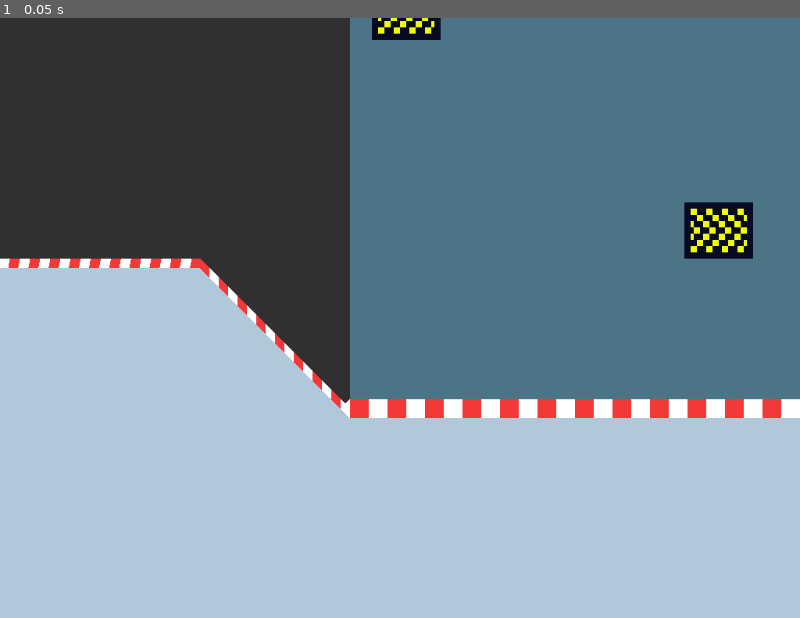
Above: before the commit, frame 1.
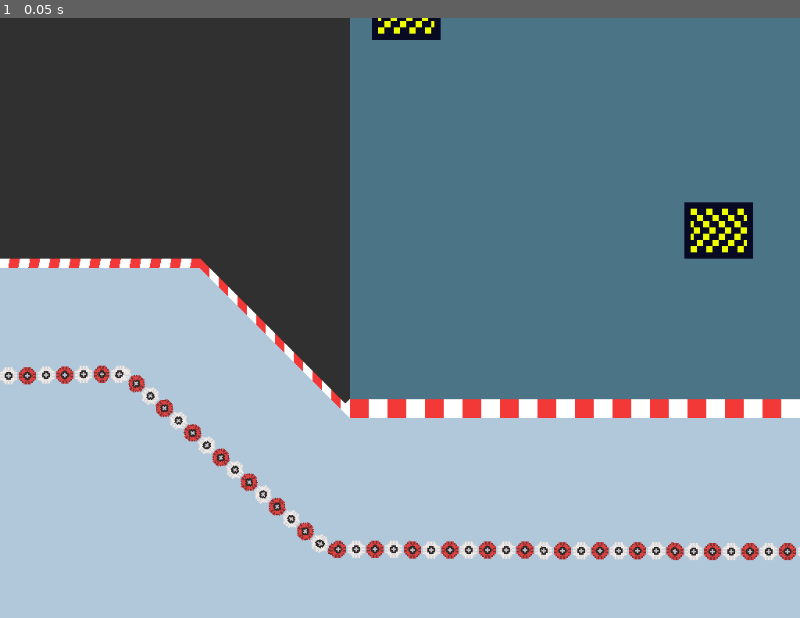
Above: after the commit, the same moment.

Repository: Tab-e-n/web-racing-game
Game: Godot game, scene res://Tracks/funny_ice_physics.tscn
Same seed, same stepped clock (60 frames per second), same inputs: the game is played once before the commit and once after it. This scene is started directly instead of the project's main scene.
Inputs:
- Up to frame 1 (0.05 s): no input

The runs differ from the first frame. In frame 1, 2.3% of the frame differs, in the area x 0-100%, y 57-91%.
Error in both runs: Cannot call method 'set' on a null value. (res://Scripts/finish_line.gd:13)

Commit message:
Walls exist now in maps

Diff:
--- a/Tracks/AntiTesties.tscn
+++ b/Tracks/AntiTesties.tscn
@@ -8,16 +8,18 @@
 [ext_resource type="PackedScene" uid="uid://b6m05hpjgeyco" path="res://Objects/GameplayObjects/checkpoint.tscn" id="6_3g61g"]
 [ext_resource type="PackedScene" uid="uid://cm7fsaqo11er" path="res://Objects/GameplayObjects/oil_0.tscn" id="7_5atdm"]
 [ext_resource type="PackedScene" uid="uid://bjrfuokbebqih" path="res://Objects/GameplayObjects/booster.tscn" id="8_epro5"]
-
-[sub_resource type="Curve" id="Curve_yaq71"]
+[ext_resource type="PackedScene" uid="uid://82307qvrhkbc" path="res://Objects/GameplayObjects/tire_obstacle.tscn" id="9_ku2n2"]
+
+[sub_resource type="Curve" id="Curve_55f5v"]
 _data = [Vector2(0, 1), 0.0, 0.0, 0, 0, Vector2(1, 1.4), 0.0, 0.0, 0, 0]
 point_count = 2
 
-[sub_resource type="Curve" id="Curve_p7uql"]
+[sub_resource type="Curve" id="Curve_y7yfi"]
 _data = [Vector2(0, 1), 0.0, 0.0, 0, 0, Vector2(1, 0.714286), 0.0, 0.0, 0, 0]
 point_count = 2
 
 [node name="AntiTesties" type="Node2D"]
+metadata/_edit_horizontal_guides_ = [-1368.0]
 
 [node name="start_position" parent="." instance=ExtResource("1_80jcn")]
 position = Vector2(-160, 0)
@@ -232,3 +234,19 @@
 [node name="booster6" parent="." instance=ExtResource("8_epro5")]
 position = Vector2(-1640, 352)
 rotation = 1.0472
+
+[node name="tire_obstacle" parent="." instance=ExtResource("9_ku2n2")]
+position = Vector2(-2848, 0)
+points = PackedVector2Array(416, 43.9999, 424, -204, 368, -388, 280, -468, 128, -508, -96, -500, -264, -412, -400, -244, -408, -44, -336, 132, -264, 220, -72, 308, 144, 292, 320, 212, 416, 44)
+
+[node name="tire_obstacle2" parent="." instance=ExtResource("9_ku2n2")]
+position = Vector2(-2792, 1968)
+points = PackedVector2Array(400, -72, 368, -216, 256, -368, 120, -408, -64, -400, -240, -352, -352, -216, -360, -8, -280, 160, -104, 248, 80, 256, 240, 200, 360, 96, 400, -72)
+
+[node name="tire_obstacle3" parent="." instance=ExtResource("9_ku2n2")]
+position = Vector2(-368, 544)
+points = PackedVector2Array(-1488, 0, 1024, 0, 1048, 0, 1048, -16, 1088, -144, 1184, -280, 1376, -328, 1528, -280, 1608, -136, 1624, 16, 1608, 176, 1544, 304, 1416, 360, 1280, 336, 1144, 272, 1072, 136, 1048, 0)
+
+[node name="tire_obstacle4" parent="." instance=ExtResource("9_ku2n2")]
+position = Vector2(-1640, 616)
+points = PackedVector2Array(-2448, -1224, -2408, -1504, -2208, -1744, -1880, -1896, -1232, -1920, 2648, -1856, 3232, -1720, 3616, -1328, 3672, -752, 3584, 1112, 3456, 1672, 3008, 2024, 2400, 2192, -1520, 2384, -2104, 2312, -2376, 1976, -2528, 1544, -2456, -1192)
--- a/Tracks/THEWORLD.tscn
+++ b/Tracks/THEWORLD.tscn
@@ -6,7 +6,7 @@
 [ext_resource type="PackedScene" uid="uid://b6m05hpjgeyco" path="res://Objects/GameplayObjects/checkpoint.tscn" id="4_su8cg"]
 [ext_resource type="PackedScene" uid="uid://bjrfuokbebqih" path="res://Objects/GameplayObjects/booster.tscn" id="5_7g31q"]
 [ext_resource type="PackedScene" uid="uid://d02i4pulhjd01" path="res://Objects/GameplayObjects/start_position.tscn" id="6_njw1t"]
-[ext_resource type="PackedScene" uid="uid://cm7fsaqo11er" path="res://Objects/GameplayObjects/oil.tscn" id="7_0i6xl"]
+[ext_resource type="PackedScene" uid="uid://cm7fsaqo11er" path="res://Objects/GameplayObjects/oil_0.tscn" id="7_0i6xl"]
 
 [node name="THE_WORLD" type="Node2D"]
 
--- a/Tracks/funny_ice_physics.tscn
+++ b/Tracks/funny_ice_physics.tscn
@@ -7,13 +7,14 @@
 [ext_resource type="PackedScene" uid="uid://dge6ofha5mvc1" path="res://Objects/GameplayObjects/road_ice.tscn" id="5_oty5j"]
 [ext_resource type="PackedScene" uid="uid://bjrfuokbebqih" path="res://Objects/GameplayObjects/booster.tscn" id="6_g4lhr"]
 [ext_resource type="PackedScene" uid="uid://b6m05hpjgeyco" path="res://Objects/GameplayObjects/checkpoint.tscn" id="6_yy46m"]
-[ext_resource type="PackedScene" uid="uid://cm7fsaqo11er" path="res://Objects/GameplayObjects/oil.tscn" id="7_tw2es"]
+[ext_resource type="PackedScene" uid="uid://cm7fsaqo11er" path="res://Objects/GameplayObjects/oil_0.tscn" id="7_tw2es"]
+[ext_resource type="PackedScene" uid="uid://82307qvrhkbc" path="res://Objects/GameplayObjects/tire_obstacle.tscn" id="9_g1ubs"]
 
-[sub_resource type="Curve" id="Curve_heay1"]
+[sub_resource type="Curve" id="Curve_o3m3q"]
 _data = [Vector2(0, 1), 0.0, 0.0, 0, 0, Vector2(1, 2), 0.0, 0.0, 0, 0]
 point_count = 2
 
-[sub_resource type="Curve" id="Curve_ehwhe"]
+[sub_resource type="Curve" id="Curve_qauq0"]
 _data = [Vector2(0, 1), 0.0, 0.0, 0, 0, Vector2(1, 2), 0.0, 0.0, 0, 0]
 point_count = 2
 
@@ -27,7 +28,7 @@
 [node name="cheating" type="Polygon2D" parent="."]
 position = Vector2(56, 112)
 color = Color(0.698039, 0.784314, 0.858824, 1)
-polygon = PackedVector2Array(-3784, -1344, -1752, -2768, 2360, -3096, 5736, -2416, 7488, 712, 6528, 4448, 2464, 5768, -1680, 5128, -3408, 3048, -4496, 1296)
+polygon = PackedVector2Array(-3784, -1344, -1752, -2768, 2360, -3096, 5736, -2416, 7488, 712, 6528, 4448, 2464, 5768, -1768, 5448, -3752, 4776, -4496, 1296)
 
 [node name="Road" parent="." instance=ExtResource("1_a241j")]
 points = PackedVector2Array(256, 128, -224, 128, -864, -128, -1536, 256, -1536, 1416, -352, 1288, 192, 2112, 624, 2040, 1136, 1568, 1672, 2168, 1216, 2976, 1504, 3208, 2600, 3200, 4160, 3008, 4280, 2752, 3400, 2120, 3424, 1632, 4176, 1128, 3968, 128, 3264, 128)
@@ -178,3 +179,19 @@
 
 [node name="oil3" parent="." instance=ExtResource("7_tw2es")]
 position = Vector2(4000, 3136)
+
+[node name="tire_obstacle" parent="." instance=ExtResource("9_g1ubs")]
+position = Vector2(1408, 980)
+points = PackedVector2Array(-2600, 84, -2576, 84, -1624, -68, -1600, -76, -1584, -52, -1088, 740, -1072, 756, -1056, 756, -963.977, 742.854, -944, 740, -928, 724, -288, 100, -272, 84, -248, 100, 680, 1084, 696, 1100, 724.225, 1103.02, 1576, 1196, 1592, 1196, 1592, 1180, 1640, 508, 1760, -260, 1760, -284, 1736, -284, -968, -300, -984, -300, -1000, -308, -1226.22, -505.523, -1248, -524, -1280, -524, -1688, -516, -2218.17, -728.069, -2248, -740, -2265.02, -730.036, -2576, -548, -2592, -540, -2592, -516, -2600, 68, -2600, 84)
+
+[node name="tire_obstacle2" parent="." instance=ExtResource("9_g1ubs")]
+position = Vector2(3304, 552)
+points = PackedVector2Array(48, -56, -136, 144)
+
+[node name="tire_obstacle3" parent="." instance=ExtResource("9_g1ubs")]
+position = Vector2(1776, -456)
+points = PackedVector2Array(-1600, 272, -1373.52, 45.5178, -1360, 32, -1333.95, 31.8445, 1288, 16, 1320, 16, 1344, 32, 1576, 272)
+
+[node name="tire_obstacle4" parent="." instance=ExtResource("9_g1ubs")]
+position = Vector2(-2048, -992)
+points = PackedVector2Array(-64, 160, 7096, 152, 7104, 152, 7104, 160, 7104, 4952, 7104, 4960, 7096, 4960, -56, 4960, -64, 4960, -64, 4952, -64, 192)
--- a/Tracks/test_scene.tscn
+++ b/Tracks/test_scene.tscn
@@ -110,3 +110,15 @@
 [node name="tire_obstacle" parent="." instance=ExtResource("7_8whyx")]
 position = Vector2(-240, -1040)
 points = PackedVector2Array(296, -224, 424, -296, 744, -368, 1208, -416, 1704, -400, 2120, -304, 2680, -112, 3264, 56,  …(264 unchanged characters)…
+
+[node name="tire_obstacle2" parent="." instance=ExtResource("7_8whyx")]
+position = Vector2(1034, 493)
+points = PackedVector2Array(238, -127, 253, -321, 213, -457, 66, -542, -98, -570, -290, -508, -368, -391, -381, -135, -361, 1028, -338, 1178, -283, 1296, -207, 1347, -76, 1391, 38, 1363, 110, 1263, 149, 1114, 152, 921, 102, 650, 145, 272, 245, -120)
+
+[node name="tire_obstacle3" parent="." instance=ExtResource("7_8whyx")]
+position = Vector2(3548, 1372)
+points = PackedVector2Array(-349, -435, -338.34, -526.145, -293, -618, -202, -683, -55, -672, 102, -564, 426, -276, 475, -106, 493, 51, 489, 325, 282, 576, 45, 708, -374, 746, -647, 756, -895, 764, -998, 715, -1028, 632, -1003, 540, -869, 448, -612, 297, -425, 86, -342, -206, -347, -434)
+
+[node name="tire_obstacle4" parent="." instance=ExtResource("7_8whyx")]
+position = Vector2(2321, 553)
+points = PackedVector2Array(-359, 416, -383, 512, -362, 590, -299, 632, -194, 626, -81, 569, -12, 458, 183, -340, 192, -416, 174, -494, 129, -530, 69, -545, -27, -530, -75, -479, -114, -402, -131, -339, -359, 416)
--- a/Tracks/test_scene_1.tscn
+++ b/Tracks/test_scene_1.tscn
@@ -6,24 +6,25 @@
 [ext_resource type="PackedScene" uid="uid://dio5x6fxxcoph" path="res://Objects/GameplayObjects/finish_line.tscn" id="3_aufp8"]
 [ext_resource type="Texture2D" uid="uid://bxjawhag4yo0" path="res://Textures/placeholder_crossroads.png" id="4_aa8my"]
 [ext_resource type="PackedScene" uid="uid://b6m05hpjgeyco" path="res://Objects/GameplayObjects/checkpoint.tscn" id="4_gas87"]
-[ext_resource type="PackedScene" uid="uid://cm7fsaqo11er" path="res://Objects/GameplayObjects/oil.tscn" id="5_5admw"]
+[ext_resource type="PackedScene" uid="uid://cm7fsaqo11er" path="res://Objects/GameplayObjects/oil_0.tscn" id="5_5admw"]
 [ext_resource type="PackedScene" uid="uid://bjrfuokbebqih" path="res://Objects/GameplayObjects/booster.tscn" id="6_4e201"]
 [ext_resource type="PackedScene" uid="uid://bt4r6c4xu6n25" path="res://Objects/GameplayObjects/tree.tscn" id="9_l7uvx"]
 [ext_resource type="PackedScene" uid="uid://cyqmi0txwlr0o" path="res://Objects/GameplayObjects/tree_clump.tscn" id="10_nr0wf"]
-
-[sub_resource type="Curve" id="Curve_fnmdu"]
+[ext_resource type="PackedScene" uid="uid://82307qvrhkbc" path="res://Objects/GameplayObjects/tire_obstacle.tscn" id="11_1ff0m"]
+
+[sub_resource type="Curve" id="Curve_37hys"]
 _data = [Vector2(0, 1), 0.0, 0.0, 0, 0, Vector2(1, 0.5), 0.0, 0.0, 0, 0]
 point_count = 2
 
-[sub_resource type="Curve" id="Curve_bcrmu"]
+[sub_resource type="Curve" id="Curve_vw6uu"]
 _data = [Vector2(0, 1), 0.0, 0.0, 0, 0, Vector2(1, 1.50588), 0.0, 0.0, 0, 0]
 point_count = 2
 
-[sub_resource type="Curve" id="Curve_tljpl"]
+[sub_resource type="Curve" id="Curve_le3ly"]
 _data = [Vector2(0, 1), 0.0, 0.0, 0, 0, Vector2(1, 1.33333), 0.0, 0.0, 0, 0]
 point_count = 2
 
-[sub_resource type="Curve" id="Curve_ffbvk"]
+[sub_resource type="Curve" id="Curve_mhqeg"]
 _data = [Vector2(0, 1), 0.0, 0.0, 0, 0, Vector2(1, 1.66667), 0.0, 0.0, 0, 0]
 point_count = 2
 
@@ -296,15 +297,15 @@
 scale = Vector2(1.5, 1.5)
 
 [node name="tree_clump" parent="." instance=ExtResource("10_nr0wf")]
-position = Vector2(2262, 515)
+position = Vector2(2632, 379)
 
 [node name="tree_clump2" parent="." instance=ExtResource("10_nr0wf")]
 position = Vector2(692, 1476)
 rotation = 2.35619
 
 [node name="tree_clump3" parent="." instance=ExtResource("10_nr0wf")]
-position = Vector2(3109, 2293)
-rotation = -0.785397
+position = Vector2(2709, 2248)
+rotation = -1.0472
 
 [node name="tree_clump4" parent="." instance=ExtResource("10_nr0wf")]
 position = Vector2(5630, 1085)
@@ -317,3 +318,19 @@
 [node name="tree_clump6" parent="." instance=ExtResource("10_nr0wf")]
 position = Vector2(216, -670)
 rotation = -1.83259
+
+[node name="tire_obstacle" parent="." instance=ExtResource("11_1ff0m")]
+position = Vector2(1814, 572)
+points = PackedVector2Array(-903, -137, 389, 210, 436, 223, 456, 287, 621, 1269, 634, 1316, 676, 1352, 1745, 2029, 1820, 2057, 1866, 2052, 1917, 2026, 1942, 1984, 1945, 1936, 1934, 1897, 1917, 1864, 1886, 1828, 878.912, 1219.7, 846, 1202, 840.68, 1163.76, 693.812, 107.969, 687, 59, 647, 46, -879, -332, -923, -334, -959, -326, -987, -305, -1003, -268, -1003, -213, -986, -176, -955, -151, -903, -134)
+
+[node name="tire_obstacle2" parent="." instance=ExtResource("11_1ff0m")]
+position = Vector2(5518, 776)
+points = PackedVector2Array(-568, -197, -371, -190, -155, -152, -12, -105, 80, -32, 146, 89, 169, 222, 121, 314)
+
+[node name="tire_obstacle3" parent="." instance=ExtResource("11_1ff0m")]
+position = Vector2(-92, -4)
+points = PackedVector2Array(-366, -50, -444, 591, -456, 953, -365, 1320, -107, 1691, 458, 2065, 805, 2466, 1130, 3024, 1481, 3280, 3462, 3902, 4018, 3969, 4419, 3937, 4712, 3825, 4968, 3542, 5040, 3184, 5043, 2763, 4940, 2421, 5099, 2167, 5311, 2286, 5548, 2353, 5819, 2370, 6099, 2277, 6447, 2108, 6729, 1892, 6978, 1259, 6898, 535, 6457, 14, 5269, -444, 3908, -751, 2113, -964, 981, -998, 622, -964, 280, -919, 23, -829, -174, -645, -265, -477, -357, -79)
+
+[node name="tire_obstacle4" parent="." instance=ExtResource("11_1ff0m")]
+position = Vector2(4249, -43)
+points = PackedVector2Array(-541, 959, -377, 644, -175, 201, 6, -337, 61, -583)
Not shown: 3 places in Tracks/AntiTesties.tscn that only renumber resources
Not shown: 2 places in Tracks/funny_ice_physics.tscn that only renumber resources
Not shown: 2 places in Tracks/test_scene_1.tscn that only renumber resources
